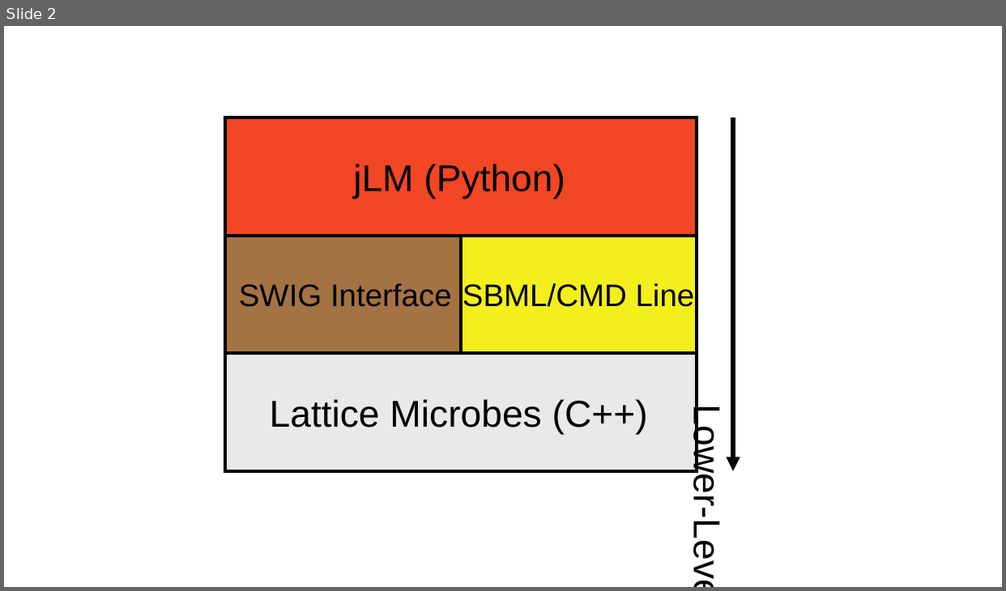
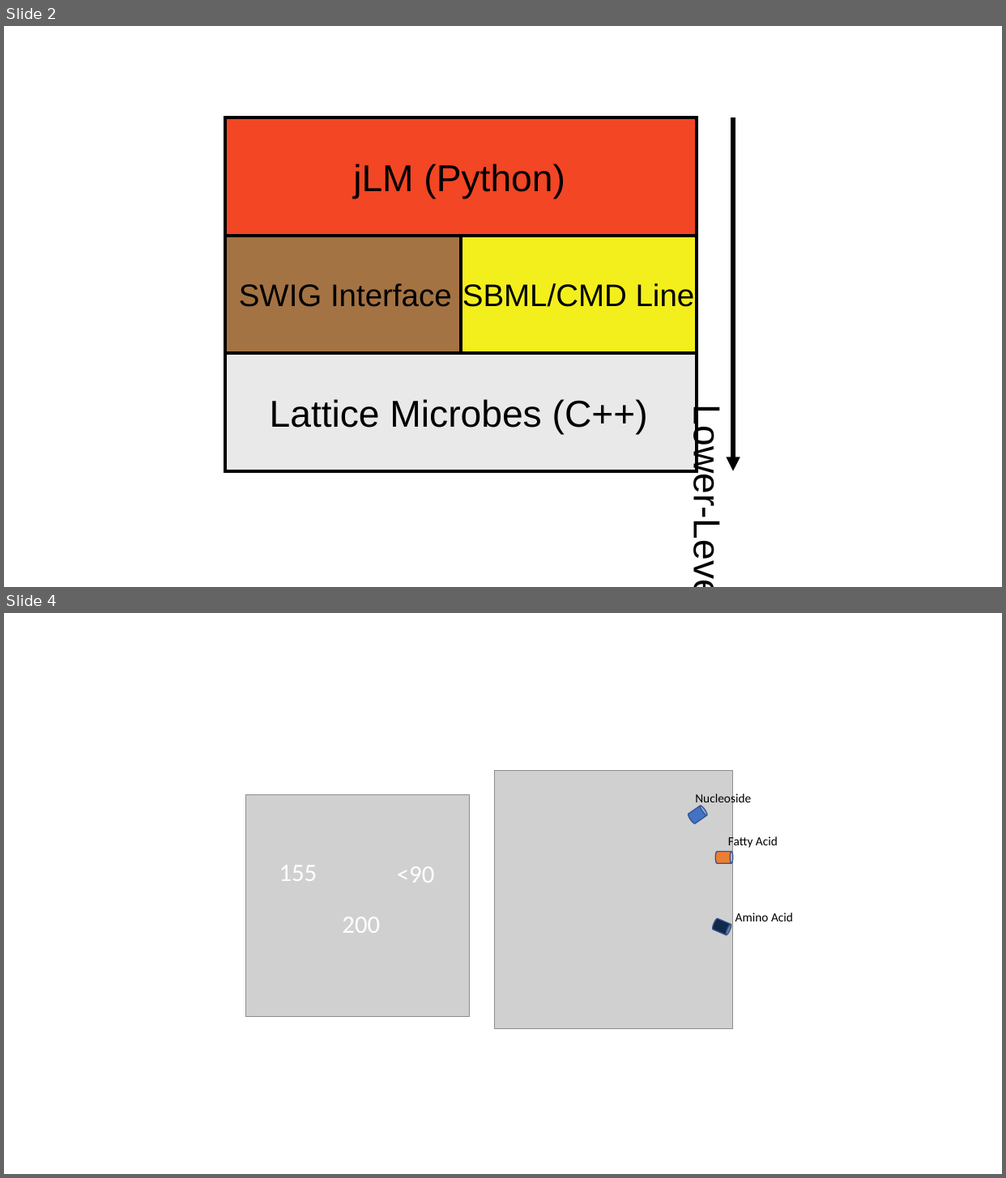
Before and after one commit to Luthey-Schulten-Lab/SummerSchool_2025, a slide deck: CME/figs/figs_introduction/jLM_Schematic.pptx. Shown one above the other, each under a label of ours: slide 2 before the commit, slides 2 and 4 after it; the slides between them are not shown. The pictures are 1006x591 and 1006x1178 pixels, drawn with LibreOffice and Linux fonts; fonts in the diff are those of the drawing; grey boxes stand for pictures. Boxes give left, top, right and bottom in pixels: in the first picture for what was removed or moved away, otherwise in the second. Text is boxed around its words. In the diff, an @@ line names an element or a change of style, - is before the commit and + after.

```diff
--- a/CME/figs/figs_introduction/jLM_Schematic.pptx
+++ b/CME/figs/figs_introduction/jLM_Schematic.pptx
@@ slide 4 added at <box>4,613,1002,1174</box>, background #FFFFFF @@
@@ rectangle added at <box>494,763,793,1029</box>, fill #FFFFFF @@
@@ group added at <box>246,795,470,1016</box>: 3 texts, 1 picture @@
+<90
+155
+200
@@ group added at <box>494,770,793,1029</box>: 3 cylinders, 3 texts, 1 picture @@
+Nucleoside
+Fatty Acid
+Amino Acid
```
Also in this commit, not shown: 6 other slides added.
